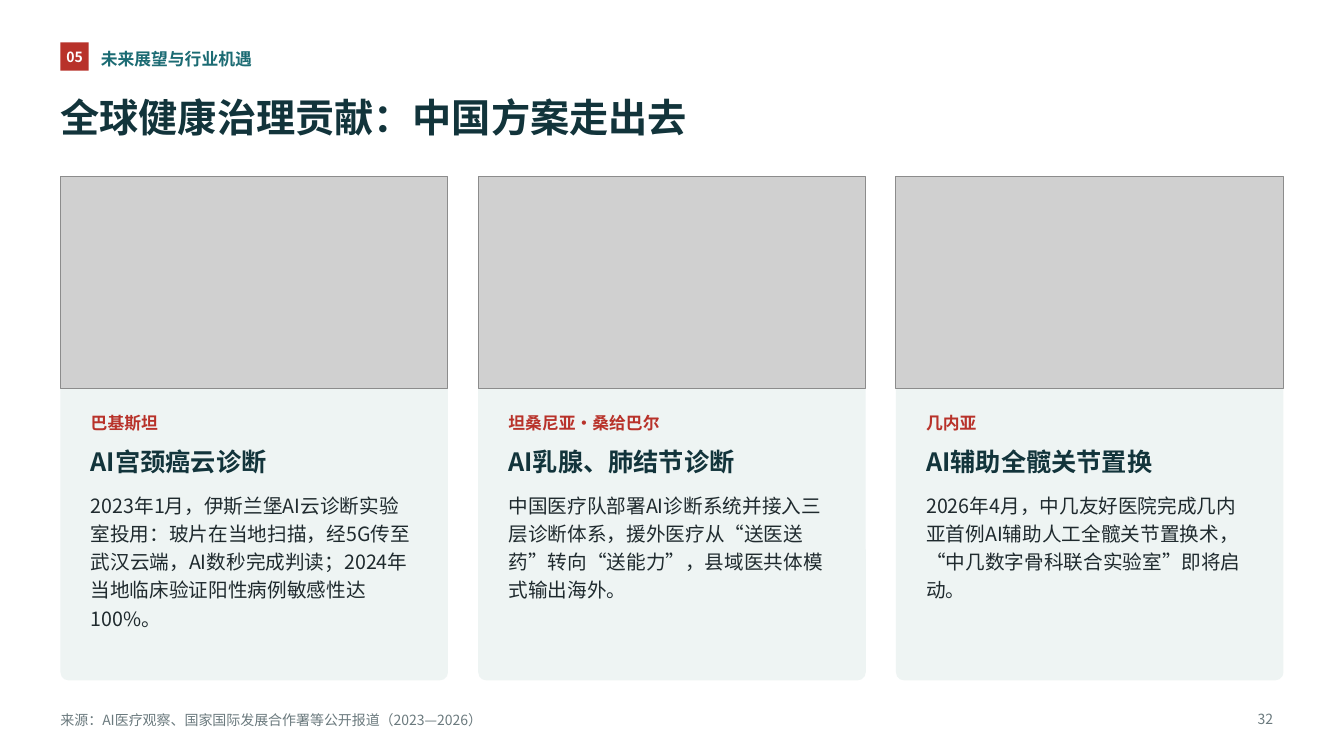
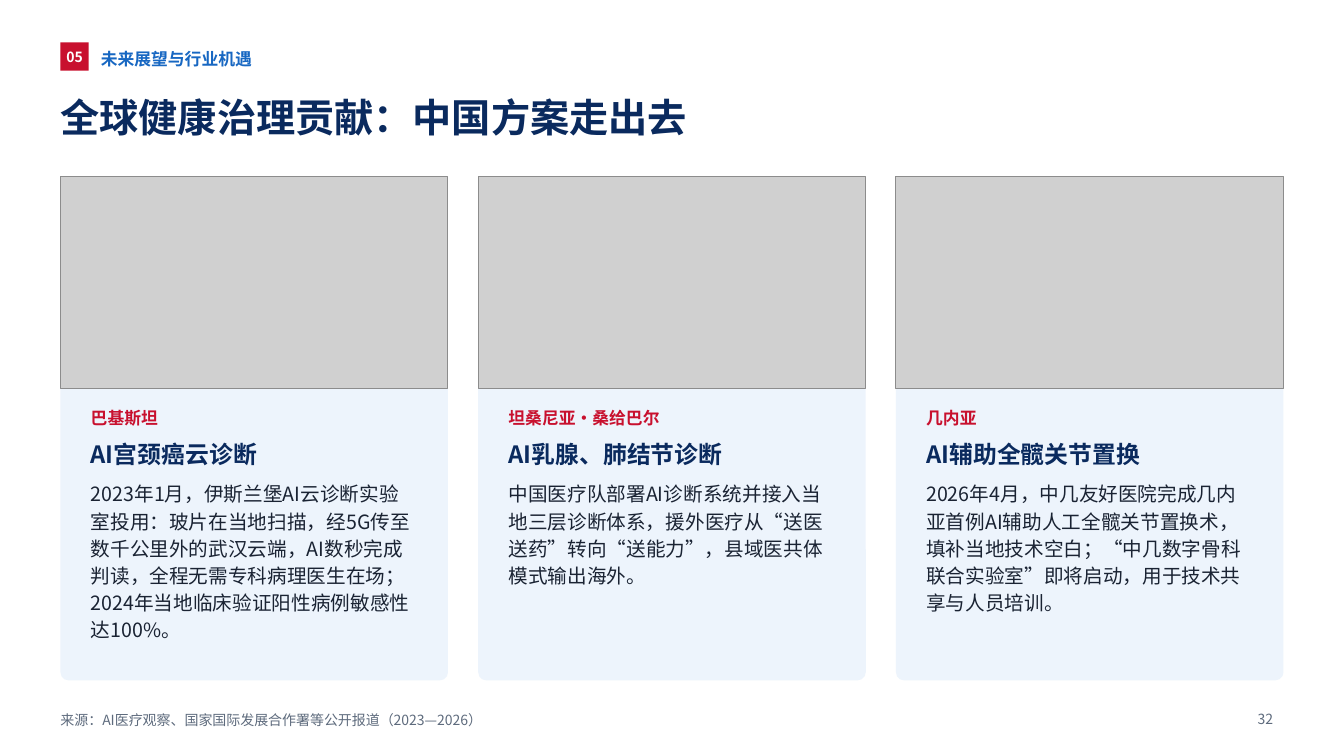
Before and after one commit to query11/test, a slide deck: slide 32 of AI新质生产力赋能中国式医疗现代化_优化版.pptx. Drawn at 1344x756 pixels with LibreOffice and Linux fonts; fonts in the diff are those of the drawing; grey boxes stand for pictures. Boxes give left, top, right and bottom in pixels: in the first picture for what was removed or moved away, otherwise in the second. Text is boxed around its words. In the diff, an @@ line names an element or a change of style, - is before the commit and + after.

```diff
--- a/AI新质生产力赋能中国式医疗现代化_优化版.pptx
+++ b/AI新质生产力赋能中国式医疗现代化_优化版.pptx
@@ rectangle "05" at (60, 42, 89, 71): fill #B8322A to #C8102E @@
@@ text "未来展望与行业机遇" at (101, 50, 252, 67): text colour #1B6B73 to #1767C2 @@
@@ title "全球健康治理贡献：中国方案走出去" at (60, 98, 686, 136): text colour #12343B to #0A2A5E @@
@@ fill #EEF4F3 to #EDF4FC in 3 elements at (60, 176, 448, 681), (478, 176, 865, 681), (896, 176, 1284, 681) @@
@@ text colour #B8322A to #C8102E in 3 elements at (91, 409, 158, 426), (508, 410, 659, 426), (926, 409, 976, 426) @@
@@ 3 texts: place and size @@
-3 texts at (91, 449, 1152, 474)
+3 texts at (91, 442, 1140, 465)
@@ size 18 to 17 pt, text colour #12343B to #0A2A5E in 3 elements at (91, 442, 257, 465), (508, 442, 722, 465), (926, 442, 1140, 465) @@
@@ text at (91, 484, 410, 638): text changed; text colour #1F2A2E to #1A2333 @@
-2023年1月，伊斯兰堡AI云诊断实验室投用：玻片在当地扫描，经5G传至武汉云端，AI数秒完成判读；2024年当地临床验证阳性病例敏感性达100%。
+2023年1月，伊斯兰堡AI云诊断实验室投用：玻片在当地扫描，经5G传至数千公里外的武汉云端，AI数秒完成判读，全程无需专科病理医生在场；2024年当地临床验证阳性病例敏感性达100%。
@@ text at (508, 484, 822, 585): text changed; text colour #1F2A2E to #1A2333 @@
-中国医疗队部署AI诊断系统并接入三层诊断体系，援外医疗从“送医送药”转向“送能力”，县域医共体模式输出海外。
+中国医疗队部署AI诊断系统并接入当地三层诊断体系，援外医疗从“送医送药”转向“送能力”，县域医共体模式输出海外。
@@ text at (926, 484, 1240, 612): text changed; text colour #1F2A2E to #1A2333 @@
-2026年4月，中几友好医院完成几内亚首例AI辅助人工全髋关节置换术，“中几数字骨科联合实验室”即将启动。
+2026年4月，中几友好医院完成几内亚首例AI辅助人工全髋关节置换术，填补当地技术空白；“中几数字骨科联合实验室”即将启动，用于技术共享与人员培训。
@@ text "来源：AI医疗观察、国家国际发展合作署等公开报道（2023—2026）" at (60, 713, 482, 726): text colour #6B7A7E to #5E6B7D @@
@@ page number at (1258, 713, 1274, 724): text colour #6B7A7E to #5E6B7D @@
```
Also in this commit, not shown: 34 other slides changed, 2 slides added, 1 slide removed.
